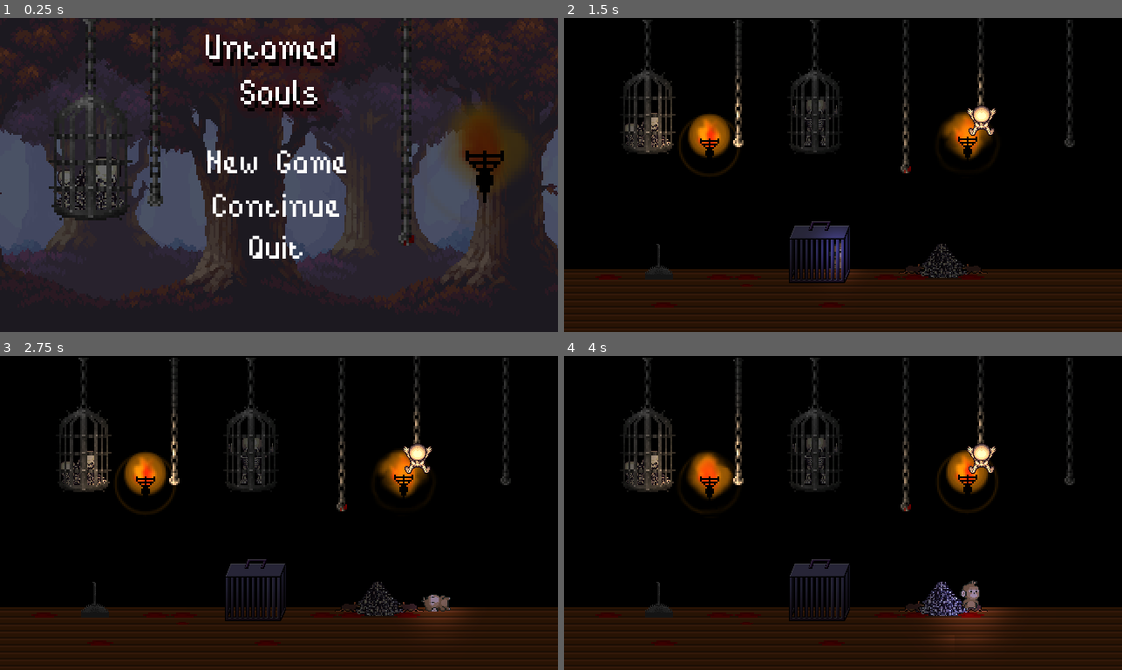
Above: before the commit, frames 1-4 (two rows, left to right).
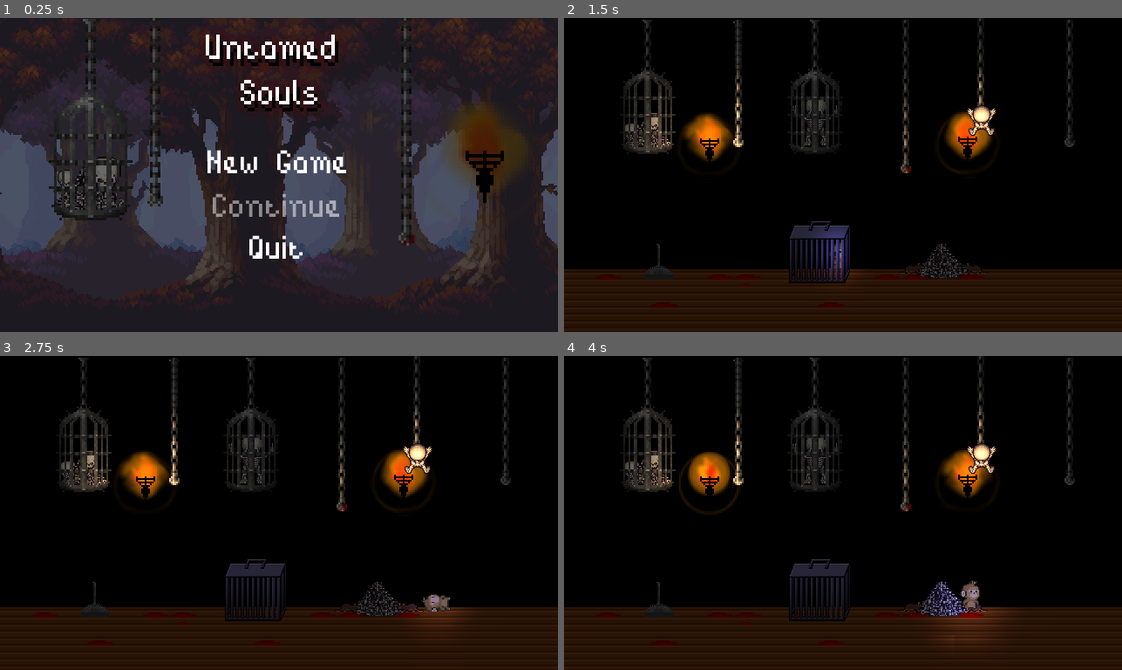
Above: after the commit, the same moments.

Repository: Gabriel-Mene/UntamedSouls2D
Game: Godot game, scene res://scenes/interface/initial_screen.tscn
Two runs of this game, one before a commit and one after it. Both use one fixed random seed, a clock stepped at 60 frames per second and the inputs below.
Inputs (mouse positions are in pixels of both pictures, inside the frame that each line leads up to):
- Up to frame 1 (0.25 s): no input
- Up to frame 2 (1.5 s): click "New Game" at 0.5 s; move the mouse to (965, 159) at 1.27 s; hold Right (ui_right) from 1.28 s (still down); tap E (interact) at 1.35 s
- Up to frame 3 (2.75 s): keep holding Right (ui_right); tap Space (ui_select) at 1.52, 2.27 s; move the mouse to (167, 528) at 2.02 s; tap Q (attack) at 2.1 s; tap E (interact) at 2.3 s
- Up to frame 4 (4 s): move the mouse to (898, 443) at 2.77 s; release Right (ui_right) at 2.78 s; hold Left (ui_left) 2.78-3.53 s; click (898, 443) at 2.85 s; tap E (interact) at 3.05, 3.6 s; move the mouse to (815, 575) at 3.52 s; hold Right (ui_right) from 3.53 s (still down); tap Space (ui_select) at 3.77 s

The runs differ from the first frame. In frame 1, 0.6% of the frame differs, in the area x 38-61%, y 55-64%; in frame 2, 0.8%, in the area x 21-77%, y 30-82%; in frame 3, 0.8%; in frame 4, 0.8%.

Commit message:
New game e Continue (falho)

Diff:
--- a/project.godot
+++ b/project.godot
@@ -115,7 +115,7 @@
 "path": "res://scripts/enemy/lacaio/texture.gd"
 }, {
 "base": "Node2D",
-"class": "Level",
+"class": "Level0",
 "language": "GDScript",
 "path": "res://scripts/management/level0.gd"
 }, {
@@ -166,7 +166,7 @@
 "InventoryContainer": "",
 "Lacaio": "",
 "LacaioTexture": "",
-"Level": "",
+"Level0": "",
 "Level1": "",
 "PhysicItem": "",
 "Player": "",
--- a/scenes/interface/initial_screen.gd
+++ b/scenes/interface/initial_screen.gd
@@ -3,6 +3,7 @@
 onready var menu: Control = get_node("Menu")
 
 onready var button_container: VBoxContainer = menu.get_node("ButtonContainer")
+onready var continue_button: Button = button_container.get_node("Continue")
 
 func _ready() -> void:
 	for button in get_tree().get_nodes_in_group("button"):
@@ -10,6 +11,12 @@
 		button.connect("mouse_exited", self, "mouse_interaction", [button, "exited"])
 		button.connect("mouse_entered", self, "mouse_interaction", [button, "entered"])
 
+	var file: File = File.new()
+	if file.file_exists(data_management.save_path):
+		continue_button.disabled = false
+		return
+
+	continue_button.modulate.a = 0.5
 
 func on_button_pressed(button_name: String) -> void:
 	match button_name:
@@ -24,9 +31,16 @@
 
 
 func mouse_interaction(button: Button, type: String) -> void:
+	if button.disabled:
+		return
 	match type:
 		"exited":
 			button.modulate.a = 1.0
 
 		"entered":
 			button.modulate.a = 0.5
+
+
+func start_game() -> void:
+	data_management.data_dictionary
+	var _change_scene: bool = get_tree().change_scene("res://scenes/management/level0.tscn")
--- a/scenes/management/level0.tscn
+++ b/scenes/management/level0.tscn
@@ -55,7 +55,6 @@
 position = Vector2( 84, 73 )
 frames = SubResource( 1 )
 animation = "torch"
-frame = 1
 playing = true
 
 [node name="Light" type="Light2D" parent="leveldesign/torches"]
@@ -68,6 +67,7 @@
 position = Vector2( 232, 72 )
 frames = SubResource( 1 )
 animation = "torch"
+frame = 2
 playing = true
 
 [node name="Light" type="Light2D" parent="leveldesign/torches2"]
@@ -94,7 +94,7 @@
 scale = Vector2( 0.6, 0.6 )
 frames = SubResource( 6 )
 animation = "Idle"
-frame = 1
+frame = 2
 playing = true
 
 [node name="rat2" type="AnimatedSprite" parent="leveldesign"]
@@ -102,7 +102,7 @@
 scale = Vector2( 0.6, 0.6 )
 frames = SubResource( 6 )
 animation = "Idle"
-frame = 1
+frame = 2
 playing = true
 flip_h = true
 
--- a/scenes/management/level1.tscn
+++ b/scenes/management/level1.tscn
@@ -191,7 +191,6 @@
 scale = Vector2( 0.5, 0.5 )
 frames = SubResource( 2 )
 animation = "torch"
-frame = 1
 playing = true
 
 [node name="Light" type="Light2D" parent="leveldesign/torches"]
--- a/scripts/management/data_management.gd
+++ b/scripts/management/data_management.gd
@@ -1,7 +1,7 @@
 extends Node
 
 var save_path: String = "user://save.dat"
-var initial_position: Vector2 = Vector2(76, 124)
+var initial_position: Vector2 = Vector2(142, 137)
 
 var data_dictionary: Dictionary ={
 	"player_texture": "",
--- a/scripts/management/level0.gd
+++ b/scripts/management/level0.gd
@@ -1,10 +1,22 @@
 extends Node2D
-class_name Level
+class_name Level0
 
 onready var player: KinematicBody2D = get_node("player(macaco)")
 
+
+
 func _ready() -> void:
 	var _game_over: bool = player.get_node("Texture").connect("game_over", self, "on_game_over")
+	data_management.load_data()
+	player.global_position = data_management.data_dictionary.player_position
+
+
+
+
 
 func on_game_over() -> void:
+	data_management.data_dictionary.player_position = data_management.initial_position
+	data_management.save_data()
+
+
 	var _reload: bool = get_tree().reload_current_scene()
